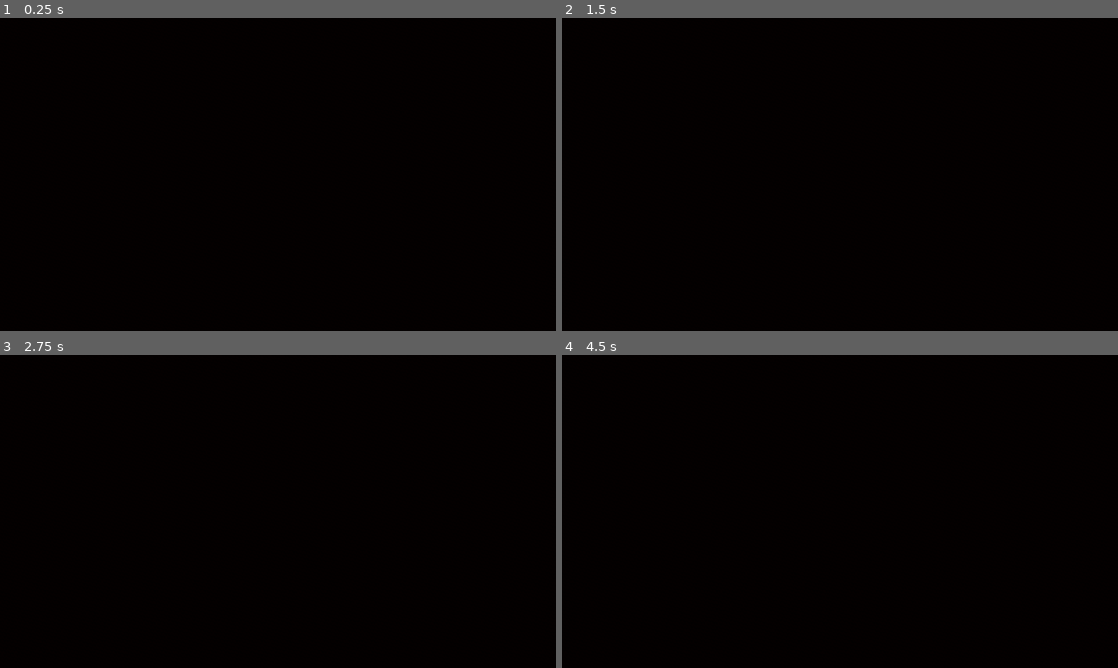
Above: before the commit, frames 1-4 (two rows, left to right).
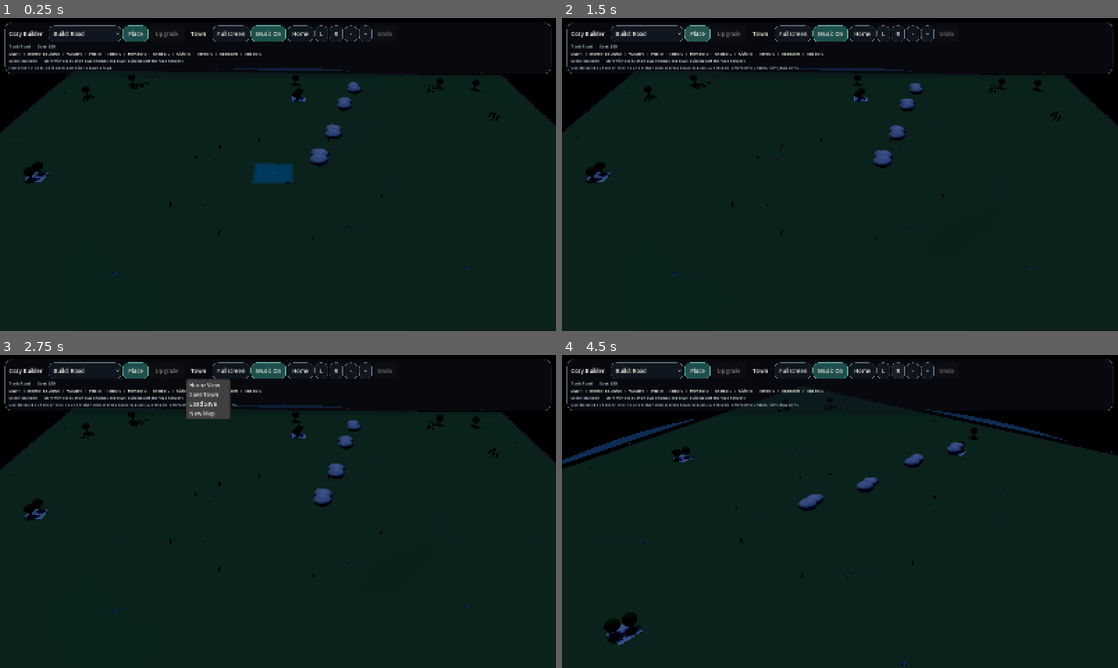
Above: after the commit, the same moments.

Repository: johnswaffles/my-backend-api
Game: Godot game, scene res://scenes/main_scene.tscn
Same seed, same stepped clock (60 frames per second), same inputs: the game is played once before the commit and once after it.
Inputs (mouse positions are in pixels of both pictures, inside the frame that each line leads up to):
- Up to frame 1 (0.25 s): no input
- Up to frame 2 (1.5 s): click (645, 33) at 0.5 s, where only the run after the commit has a clickable "Build: Road"; click (695, 33) at 1.25 s, where only the run after the commit has a clickable "Place"
- Up to frame 3 (2.75 s): click (200, 370) at 2 s, where only the run after the commit has a clickable "Town"
- Up to frame 4 (4.5 s): click (862, 370) at 2.75 s, where only the run after the commit has a clickable "Home"; click (884, 370) at 3.5 s, where only the run after the commit has a clickable "L"; click (895, 370) at 4.25 s, where only the run after the commit has a clickable "R"

The runs differ from the first frame. In frame 1, 83% of the frame differs, in the area x 0-100%, y 1-100%; in frame 2, 83%; in frame 3, 84%; in frame 4, 81%.
Error before the commit: Parse Error: Cannot find member "BILLBOARD_ENABLED" in base "SpriteBase3D". (res://scripts/building_system.gd:4679)

Commit message:
Fix street lamp billboard parse error

Diff:
--- a/cozy-builder-godot/scripts/building_system.gd
+++ b/cozy-builder-godot/scripts/building_system.gd
@@ -4676,7 +4676,7 @@
 	bulb.cast_shadow = GeometryInstance3D.SHADOW_CASTING_SETTING_OFF
 	var glow := Sprite3D.new()
 	glow.texture = _ensure_lamp_glow_texture(Color(1.0, 0.74, 0.38), 0.34)
-	glow.billboard = SpriteBase3D.BILLBOARD_ENABLED
+	glow.billboard = 1
 	glow.no_depth_test = true
 	glow.shaded = false
 	glow.double_sided = true
Not shown, changed: public/godot-playtest/index.html
Not shown, changed: public/godot-playtest/index.pck
